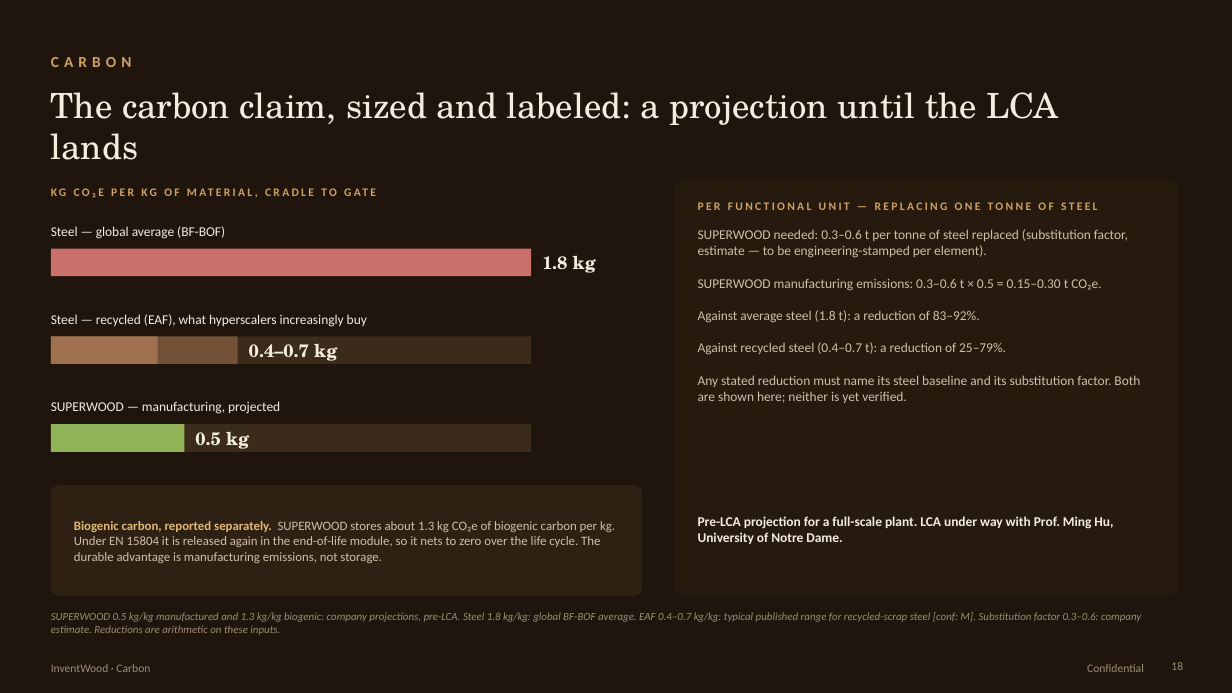
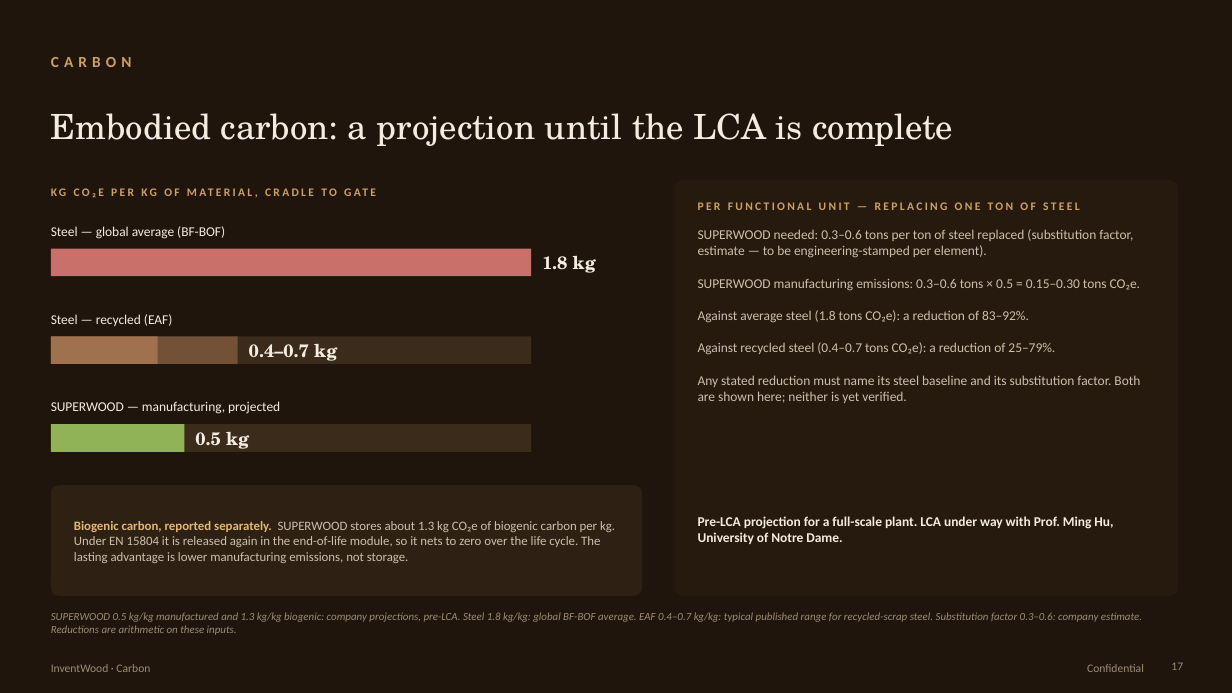
Before and after one commit to alau-hi/decks, a slide deck: slide 17 of superwood-datacenter-investor/SUPERWOOD-for-Data-Centers-Companion.pptx (slide 18 before the commit). Drawn at 1232x693 pixels with LibreOffice and Linux fonts; fonts in the diff are those of the drawing. Boxes give left, top, right and bottom in pixels: in the first picture for what was removed or moved away, otherwise in the second. Text is boxed around its words. In the diff, an @@ line names an element or a change of style, - is before the commit and + after.

```diff
--- a/superwood-datacenter-investor/SUPERWOOD-for-Data-Centers-Companion.pptx
+++ b/superwood-datacenter-investor/SUPERWOOD-for-Data-Centers-Companion.pptx
@@ text at [51,113,953,146]: text changed @@
-The carbon claim, sized and labeled: a projection until the LCA lands
+Embodied carbon: a projection until the LCA is complete
@@ text at [698,202,1080,210]: text changed @@
-PER FUNCTIONAL UNIT — REPLACING ONE TONNE OF STEEL
+PER FUNCTIONAL UNIT — REPLACING ONE TON OF STEEL
@@ text at [698,229,1140,355]: text changed @@
-SUPERWOOD needed: 0.3–0.6 t per tonne of steel replaced (substitution factor, estimate — to be engineering-stamped per element).
-SUPERWOOD manufacturing emissions: 0.3–0.6 t × 0.5 = 0.15–0.30 t CO₂e.
-Against average steel (1.8 t): a reduction of 83–92%.
-Against recycled steel (0.4–0.7 t): a reduction of 25–79%.
+SUPERWOOD needed: 0.3–0.6 tons per ton of steel replaced (substitution factor, estimate — to be engineering-stamped per element).
+SUPERWOOD manufacturing emissions: 0.3–0.6 tons × 0.5 = 0.15–0.30 tons CO₂e.
+Against average steel (1.8 tons CO₂e): a reduction of 83–92%.
+Against recycled steel (0.4–0.7 tons CO₂e): a reduction of 25–79%.
@@ text at [51,314,172,326]: text changed @@
-Steel — recycled (EAF), what hyperscalers increasingly buy
+Steel — recycled (EAF)
@@ text at [74,521,615,563]: text changed @@
-Biogenic carbon, reported separately. SUPERWOOD stores about 1.3 kg CO₂e of biogenic carbon per kg. Under EN 15804 it is released again in the end-of-life module, so it nets to zero over the life cycle. The durable advantage is manufacturing emissions, not storage.
+Biogenic carbon, reported separately. SUPERWOOD stores about 1.3 kg CO₂e of biogenic carbon per kg. Under EN 15804 it is released again in the end-of-life module, so it nets to zero over the life cycle. The lasting advantage is lower manufacturing emissions, not storage.
@@ text at [51,612,1142,635]: text changed @@
-SUPERWOOD 0.5 kg/kg manufactured and 1.3 kg/kg biogenic: company projections, pre-LCA. Steel 1.8 kg/kg: global BF-BOF average. EAF 0.4–0.7 kg/kg: typical published range for recycled-scrap steel [conf: M]. Substitution factor 0.3–0.6: company estimate. Reductions are arithmetic on these inputs.
+SUPERWOOD 0.5 kg/kg manufactured and 1.3 kg/kg biogenic: company projections, pre-LCA. Steel 1.8 kg/kg: global BF-BOF average. EAF 0.4–0.7 kg/kg: typical published range for recycled-scrap steel. Substitution factor 0.3–0.6: company estimate. Reductions are arithmetic on these inputs.
@@ page number at [1171,662,1183,670]: text changed @@
-18
+17
```
Also in this commit, not shown: 17 other slides changed, 2 slides added, 3 slides removed, 13 other files.
